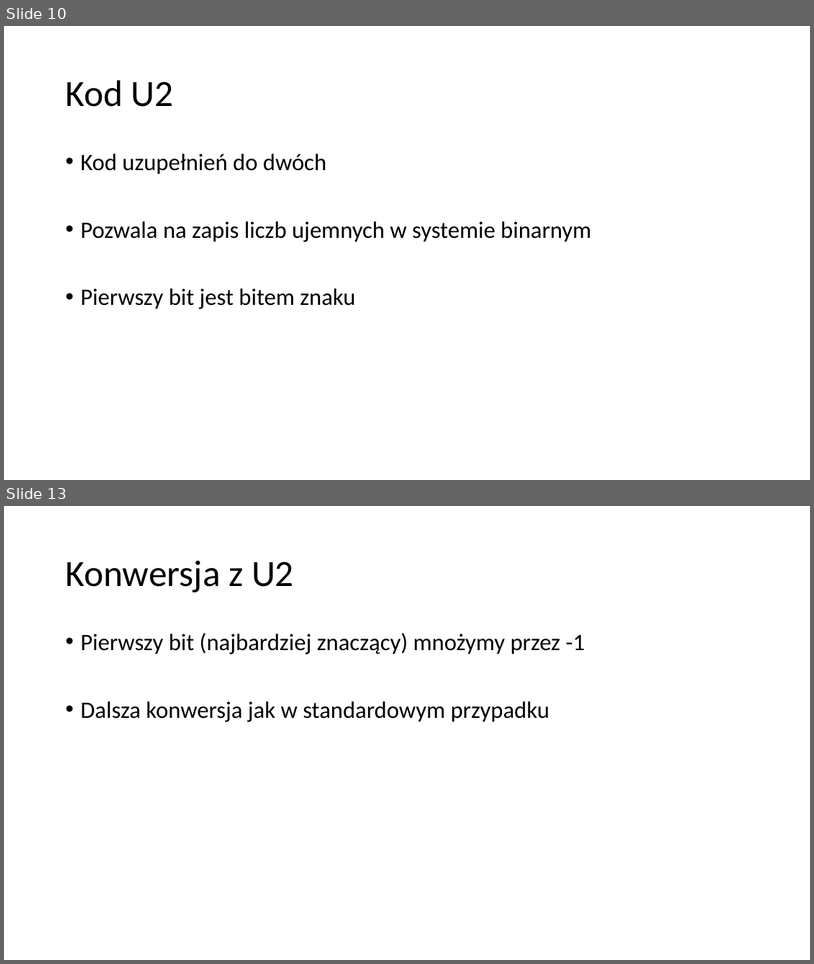
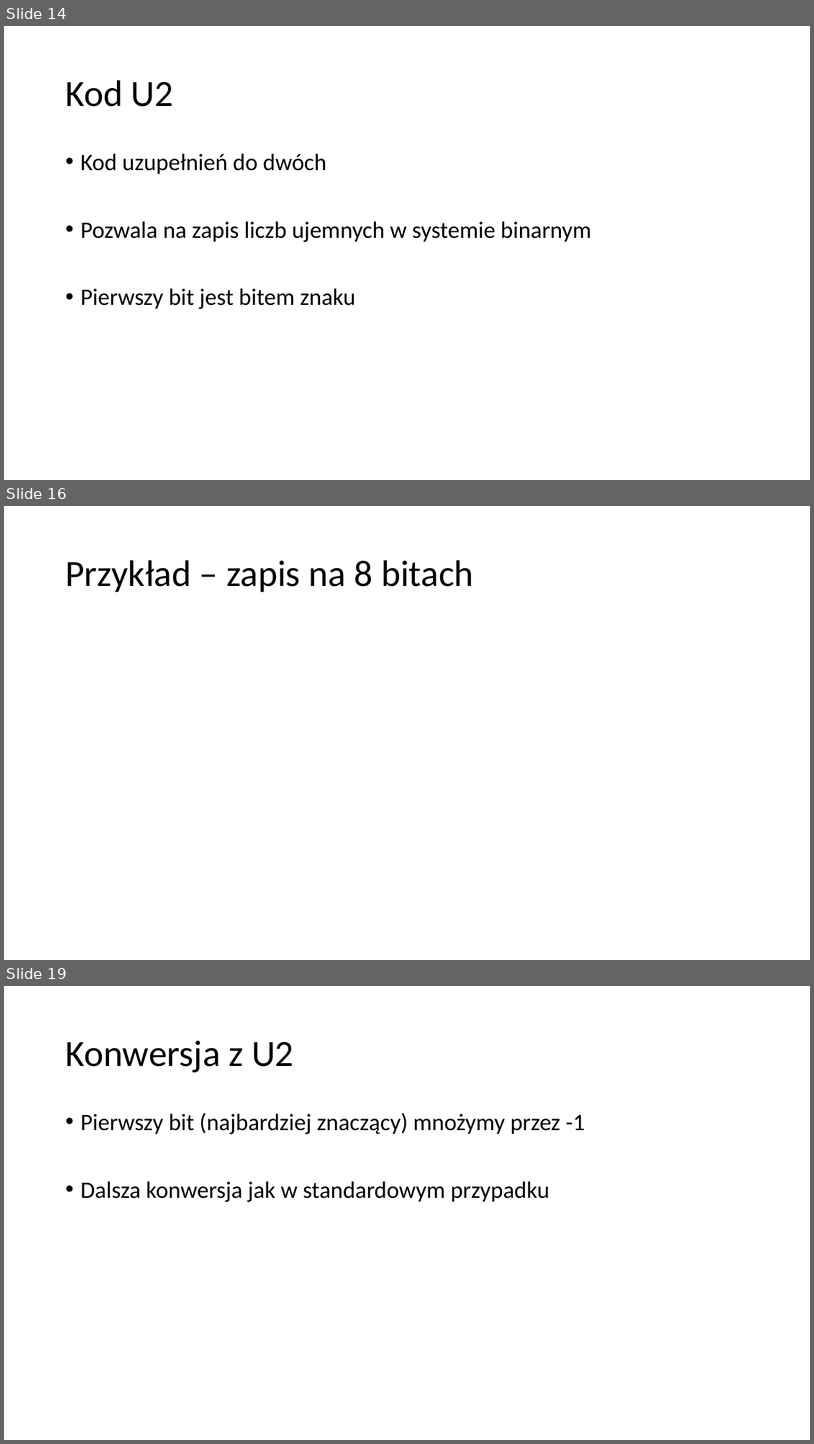
Before and after one commit to blackbat13/cs-lut, a slide deck: Systemy liczbowe/Systemy liczbowe.pptx. Shown one above the other, each under a label of ours: slides 10 and 13 before the commit, slides 14, 16 and 19 after it; the slides between them are not shown. The pictures are 814x964 and 814x1444 pixels, drawn with LibreOffice and Linux fonts; fonts in the diff are those of the drawing; grey boxes stand for pictures. Boxes give left, top, right and bottom in pixels: in the first picture for what was removed or moved away, otherwise in the second. Text is boxed around its words. In the diff, an @@ line names an element or a change of style, - is before the commit and + after.

Commit message:
Dodano przykłady i rozwiązania ćwiczeń.

```diff
--- a/Systemy liczbowe/Systemy liczbowe.pptx
+++ b/Systemy liczbowe/Systemy liczbowe.pptx
@@ slide 16 added at bbox=[4, 506, 810, 960], background #FFFFFF @@
@@ title added at bbox=[65, 560, 473, 592], 44 pt, text #000000 @@
+Przykład – zapis na 8 bitach
@@ what was slide 10 is now slide 14 @@
@@ what was slide 13 is now slide 19 @@
```
Also in this commit, not shown: 7 slides changed, 14 other slides added.
